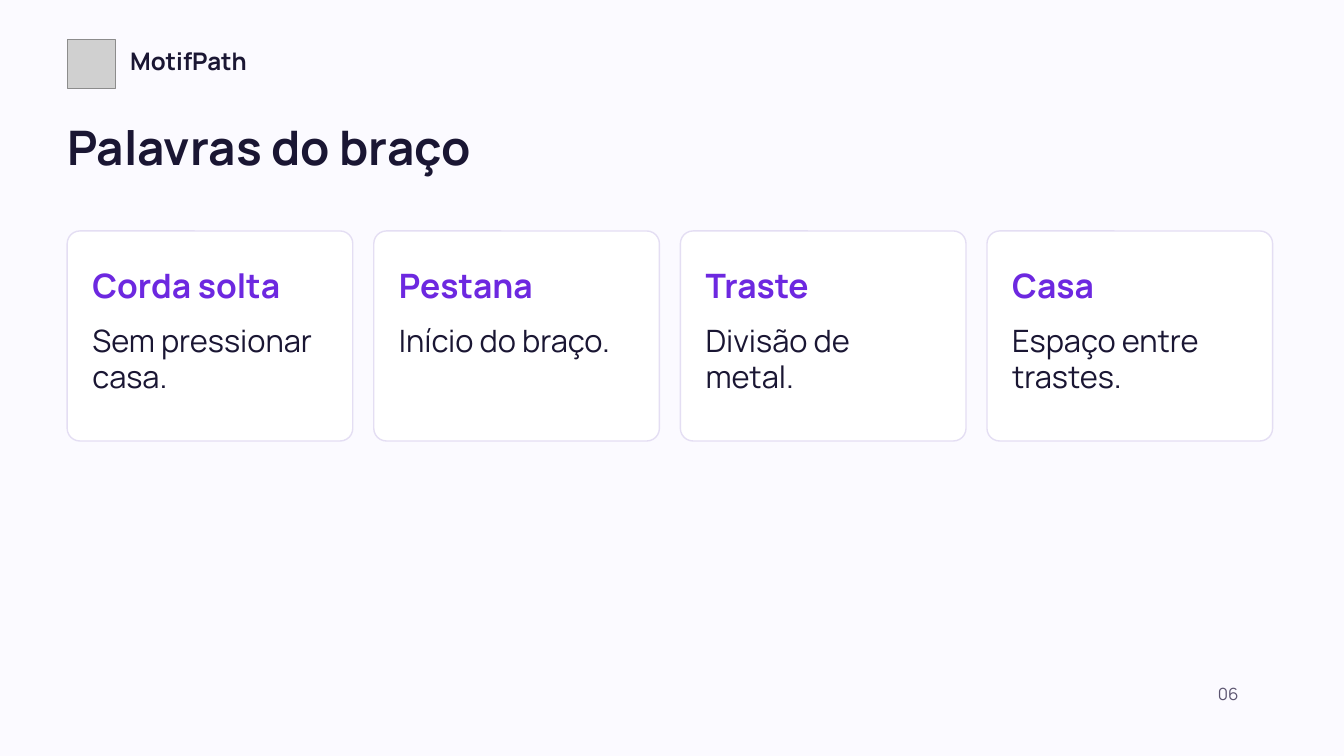
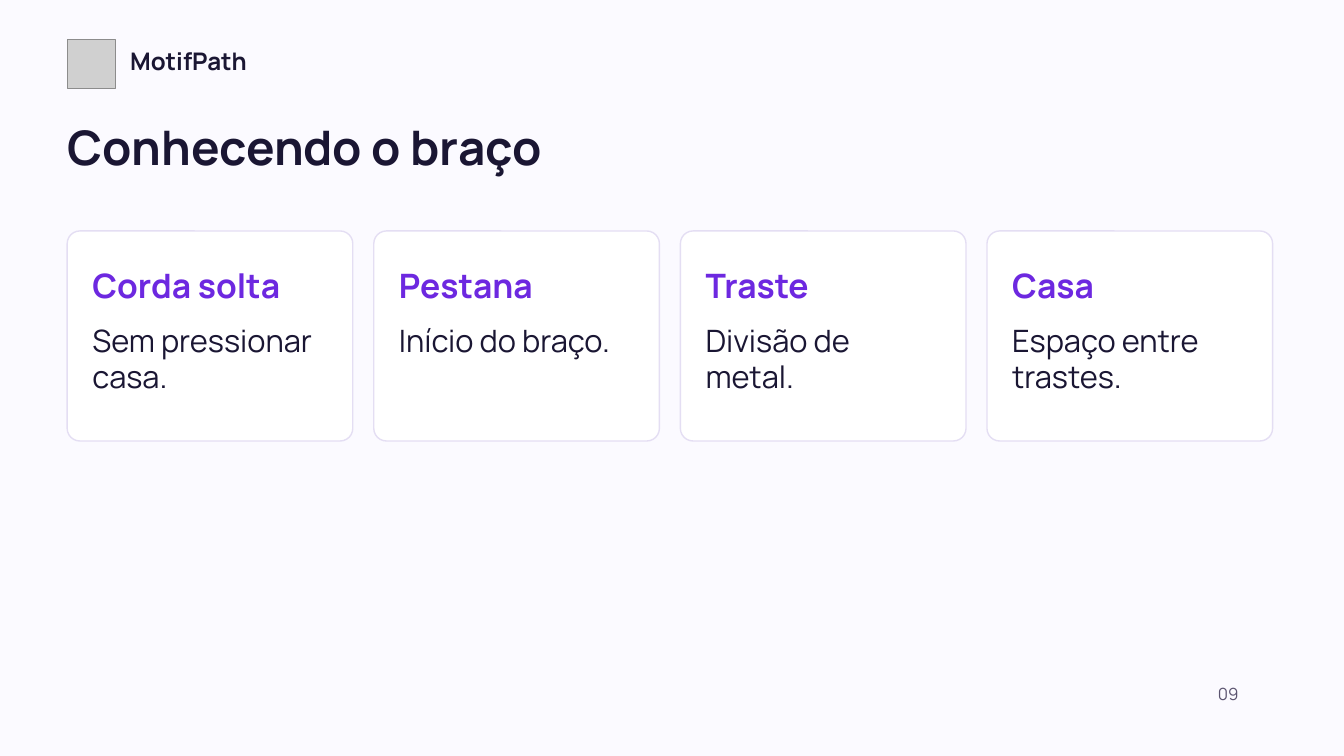
Before and after one commit to motifpath/motifpath-specs, a slide deck: slide 9 of curriculum/content/first-notes/slides/lesson-a.pt-BR.pptx (slide 6 before the commit). Drawn at 1344x756 pixels with LibreOffice and Linux fonts; fonts in the diff are those of the drawing; grey boxes stand for pictures. Boxes give left, top, right and bottom in pixels: in the first picture for what was removed or moved away, otherwise in the second. Text is boxed around its words. In the diff, an @@ line names an element or a change of style, - is before the commit and + after.

```diff
--- a/curriculum/content/first-notes/slides/lesson-a.pt-BR.pptx
+++ b/curriculum/content/first-notes/slides/lesson-a.pt-BR.pptx
@@ text at <box>67,130,542,177</box>: text changed @@
-Palavras do braço
+Conhecendo o braço
@@ text at <box>1218,687,1239,700</box>: text changed @@
-06
+09
```
Also in this commit, not shown: 10 other slides changed, 4 slides added, 7 other files.
